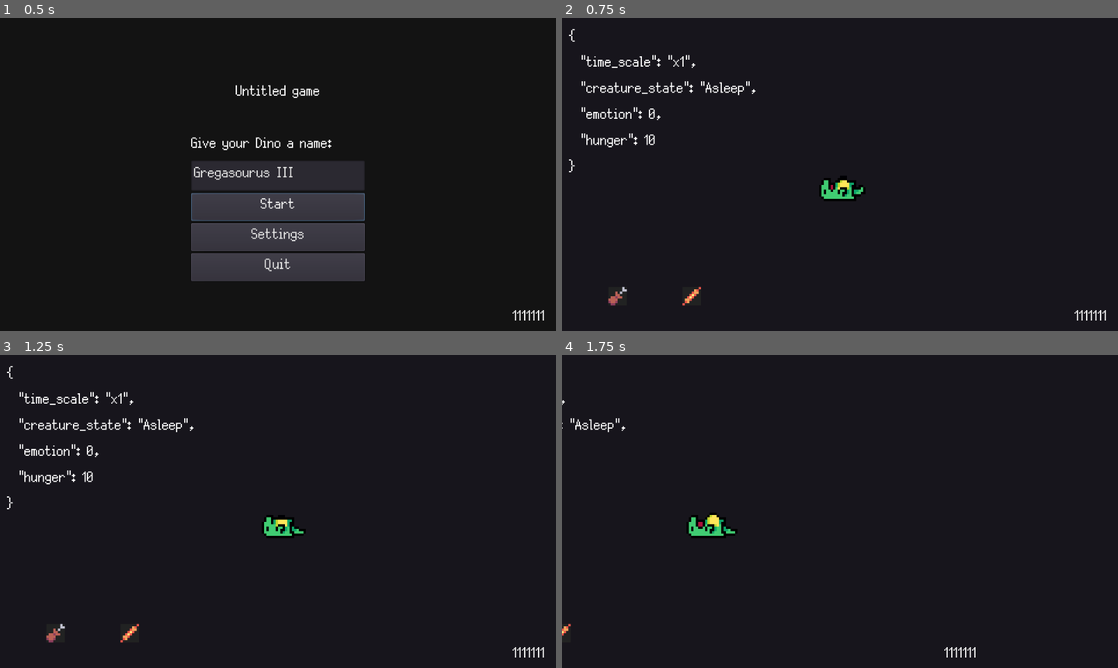
Above: before the commit, frames 1-4 (two rows, left to right).
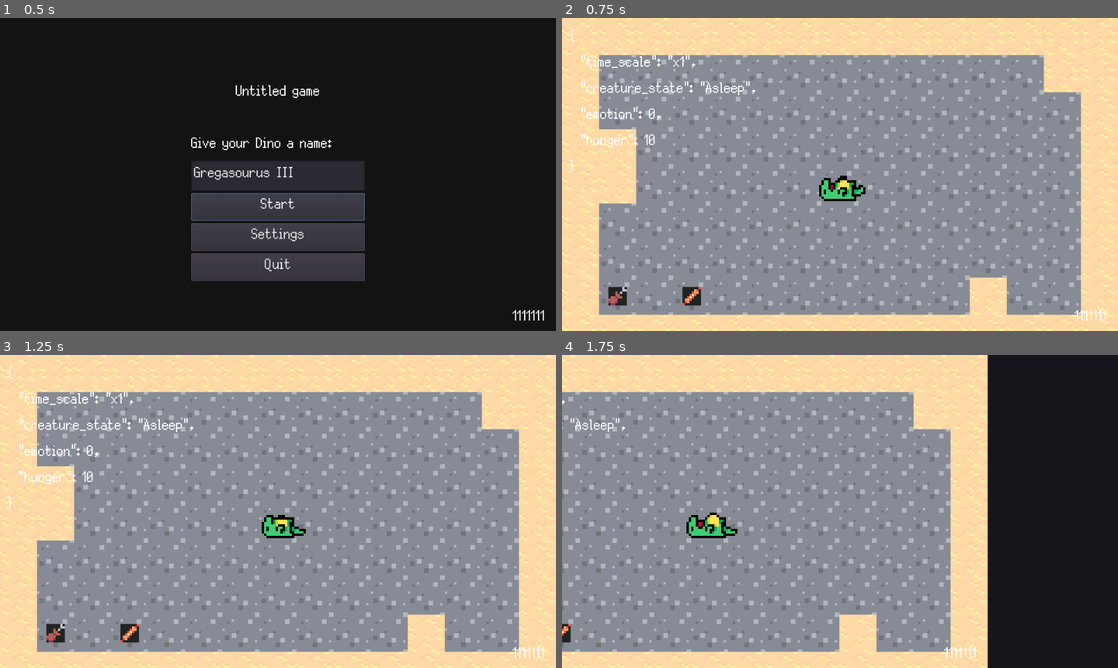
Above: after the commit, the same moments.

Repository: colinbellino/ai-and-games-2022
Game: Godot game, scene res://media/scenes/main.tscn
Two runs of this game, one before a commit and one after it. Both use one fixed random seed, a clock stepped at 60 frames per second and the inputs below.
Inputs (mouse positions are in pixels of both pictures, inside the frame that each line leads up to):
- Up to frame 1 (0.5 s): no input
- Up to frame 2 (0.75 s): click "Start" at 0.5 s
- Up to frame 3 (1.25 s): no input
- Up to frame 4 (1.75 s): move the mouse to (840, 520) at 1.27 s; hold D (move_right) from 1.28 s (still down); click (840, 520) at 1.35 s

Frame 1 is identical in both runs. In frame 2, 99% of the frame differs, in the area x 0-100%, y 0-100%; in frame 3, 99%; in frame 4, 76%.

Commit message:
Creature now wakes up again

Diff:
--- a/src/Audio.gd
+++ b/src/Audio.gd
@@ -8,13 +8,13 @@
     Globals.audio_player_sound.stream = stream
     Globals.audio_player_sound.play()
 
-static func stop_sound() -> void:
-    Globals.audio_player_sound.stop()
-
 static func play_sound_random(ids: PoolIntArray, position: Vector3 = Vector3.ZERO, loop: bool = false) -> void:
     var id := randi() % ids.size()
     assert(Globals.audio_sounds.has(id), "[Audio] Stream not found (sound_random): %s" % [id])
     play_sound(id, position, loop)
+
+static func stop_sound() -> void:
+    Globals.audio_player_sound.stop()
 
 static func play_music(id: int, loop: bool = true) -> void:
     assert(Globals.audio_sounds.has(id), "[Audio] Stream not found (music): %s" % [id])
Not shown, changed: media/maps/world_0.ldtk
